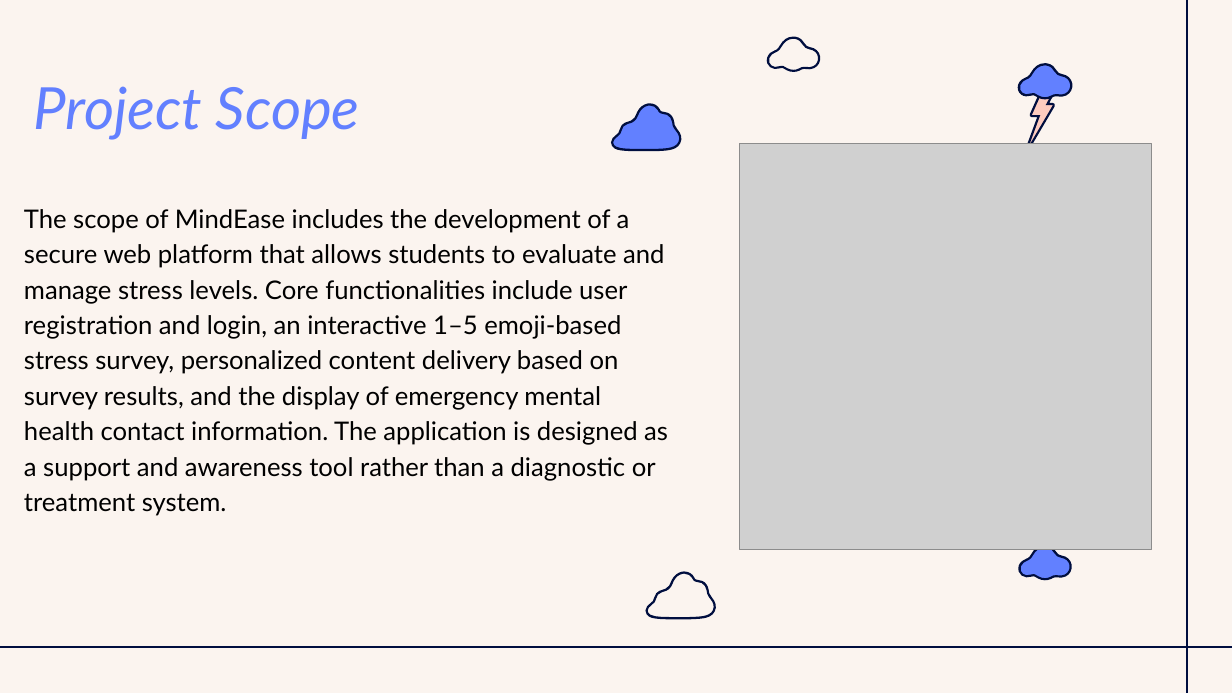
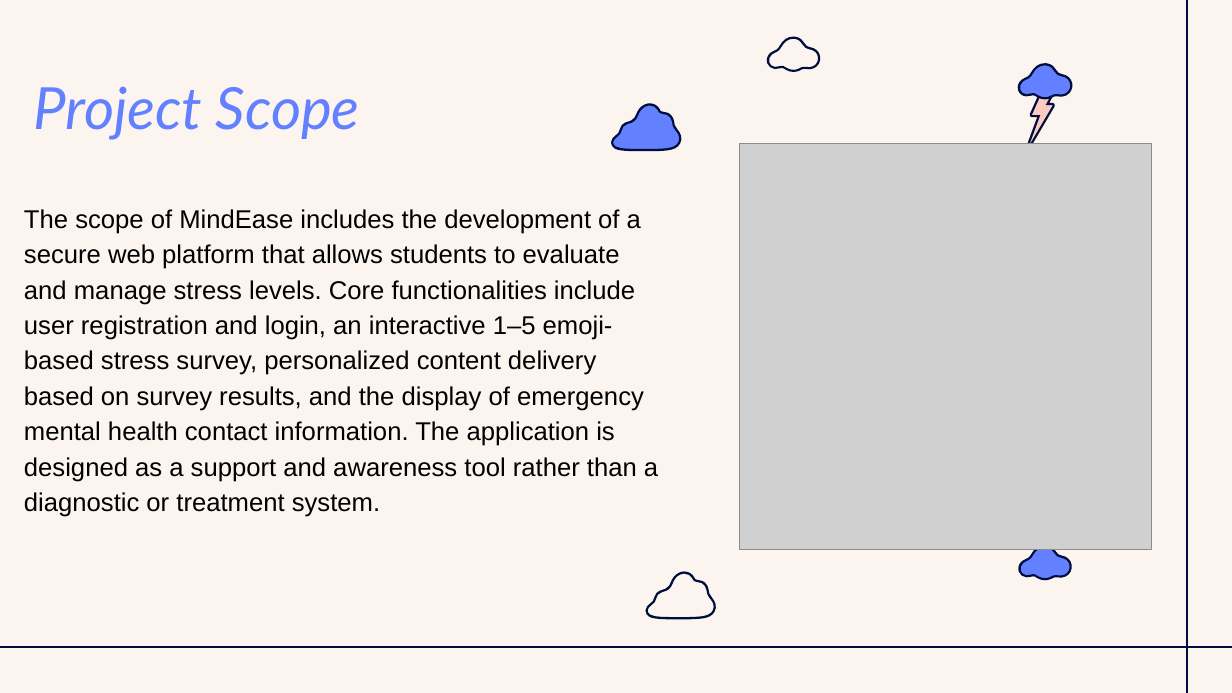
Before and after one commit to MisbahFatma/ISTE240_Team2, a slide deck: slide 3 of MindEase.pptx. Drawn at 1232x693 pixels with LibreOffice and Linux fonts; fonts in the diff are those of the drawing; grey boxes stand for pictures; background and template pictures are left out. Boxes give left, top, right and bottom in pixels: in the first picture for what was removed or moved away, otherwise in the second. Text is boxed around its words. In the diff, an @@ line names an element or a change of style, - is before the commit and + after.

Commit message:
Added presentation

```diff
--- a/MindEase.pptx
+++ b/MindEase.pptx
@@ text "The scope of MindEase includes ..." at (24,209,658,517): font Lato to Arial @@
```
Also in this commit, not shown: 4 other slides changed.
